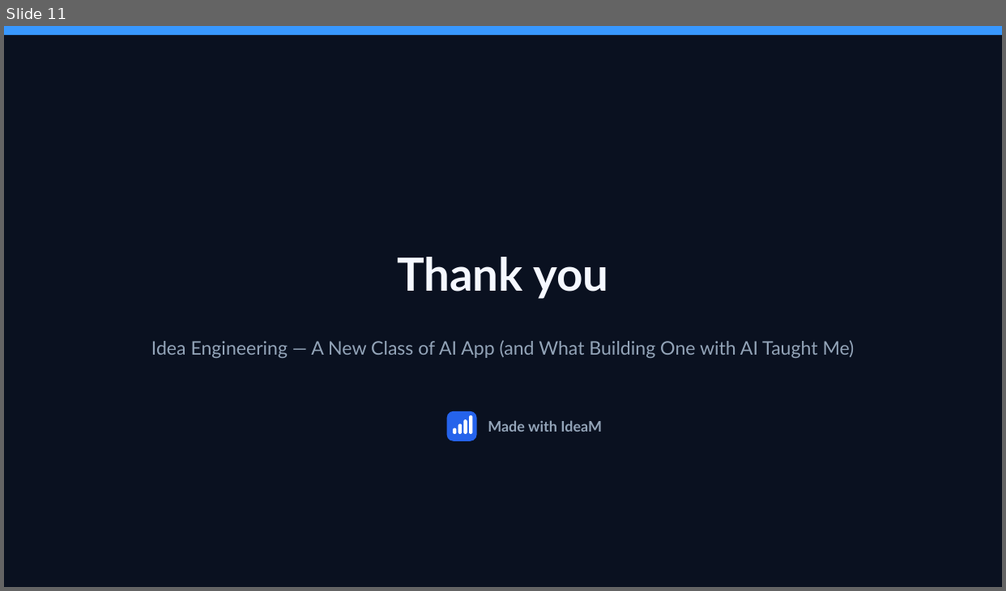
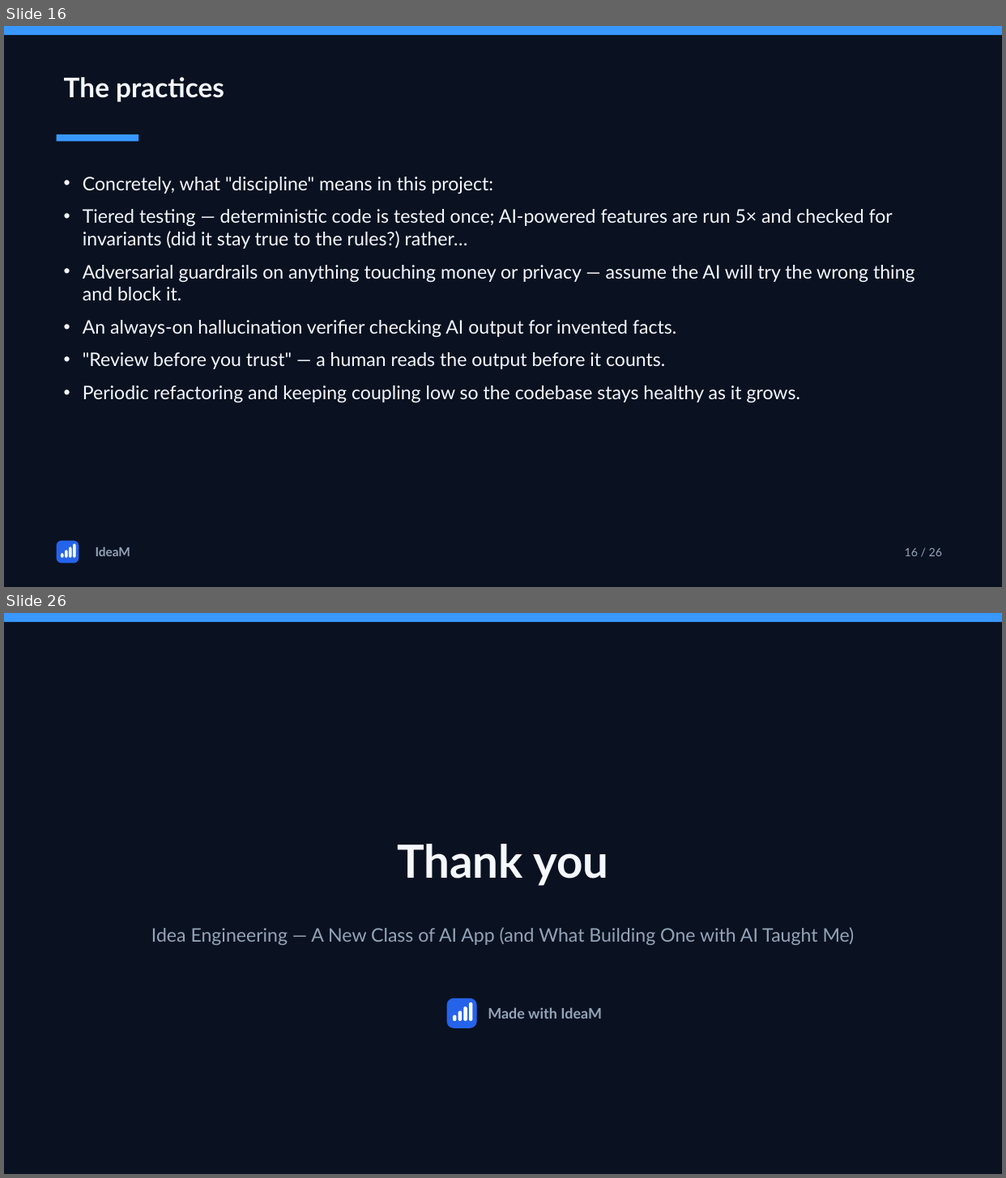
Before and after one commit to hjachter/IdiamPro, a slide deck: public/ideam-seminar.pptx. Shown one above the other, each under a label of ours: slide 11 before the commit, slides 16 and 26 after it; the slides between them are not shown. The pictures are 1006x591 and 1006x1178 pixels, drawn with LibreOffice and Linux fonts; fonts in the diff are those of the drawing. Boxes give left, top, right and bottom in pixels: in the first picture for what was removed or moved away, otherwise in the second. Text is boxed around its words. In the diff, an @@ line names an element or a change of style, - is before the commit and + after.

```diff
--- a/public/ideam-seminar.pptx
+++ b/public/ideam-seminar.pptx
@@ slide 16 added at (4, 26, 1002, 587), background #0A1120 @@
@@ rectangle added at (4, 26, 1002, 35), fill #3898FF @@
@@ text added at (64, 77, 224, 102), 26 pt, text #F5F8FF, bold @@
+The practices
@@ rectangle added at (57, 135, 138, 141), fill #3898FF @@
@@ text added at (83, 177, 915, 403), 18 pt, text #F5F8FF @@
+• Concretely, what "discipline" means in this project:
+• Tiered testing — deterministic code is tested once; AI-powered features are run 5× and checked for invariants (did it stay true to the rules?) rather…
+• Adversarial guardrails on anything touching money or privacy — assume the AI will try the wrong thing and block it.
+• An always-on hallucination verifier checking AI output for invented facts.
+• "Review before you trust" — a human reads the output before it counts.
+• Periodic refactoring and keeping coupling low so the codebase stays healthy as it grows.
@@ rounded rectangle added at (57, 541, 79, 564), fill #2563EB @@
@@ rounded rectangle added at (61, 554, 64, 558), fill #FFFFFF @@
@@ rounded rectangle added at (65, 551, 68, 558), fill #FFFFFF @@
@@ rounded rectangle added at (69, 547, 72, 557), fill #FFFFFF @@
@@ rounded rectangle added at (73, 544, 76, 558), fill #FFFFFF @@
@@ text added at (96, 547, 130, 557), 12 pt, text #93A4B8, bold @@
+IdeaM
@@ text added at (905, 548, 942, 557), 11 pt, text #93A4B8 @@
+16 / 26
@@ what was slide 11 is now slide 26 @@
```
Also in this commit, not shown: 9 slides changed, 14 other slides added, 3 other files.
